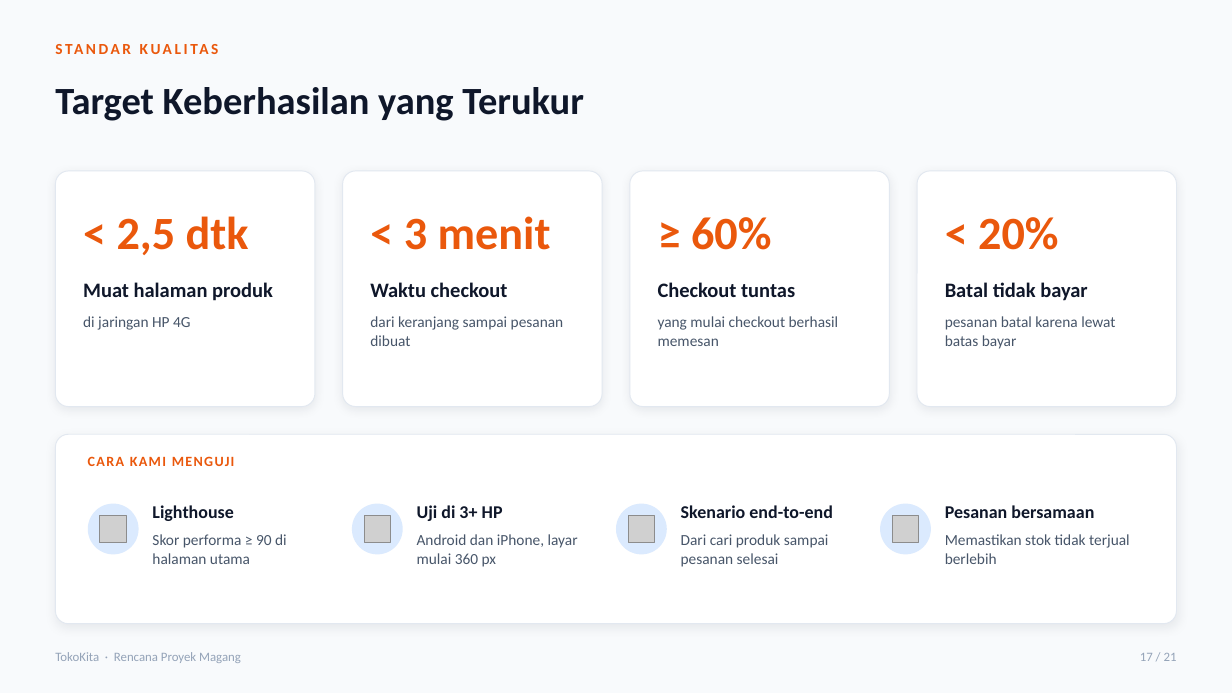
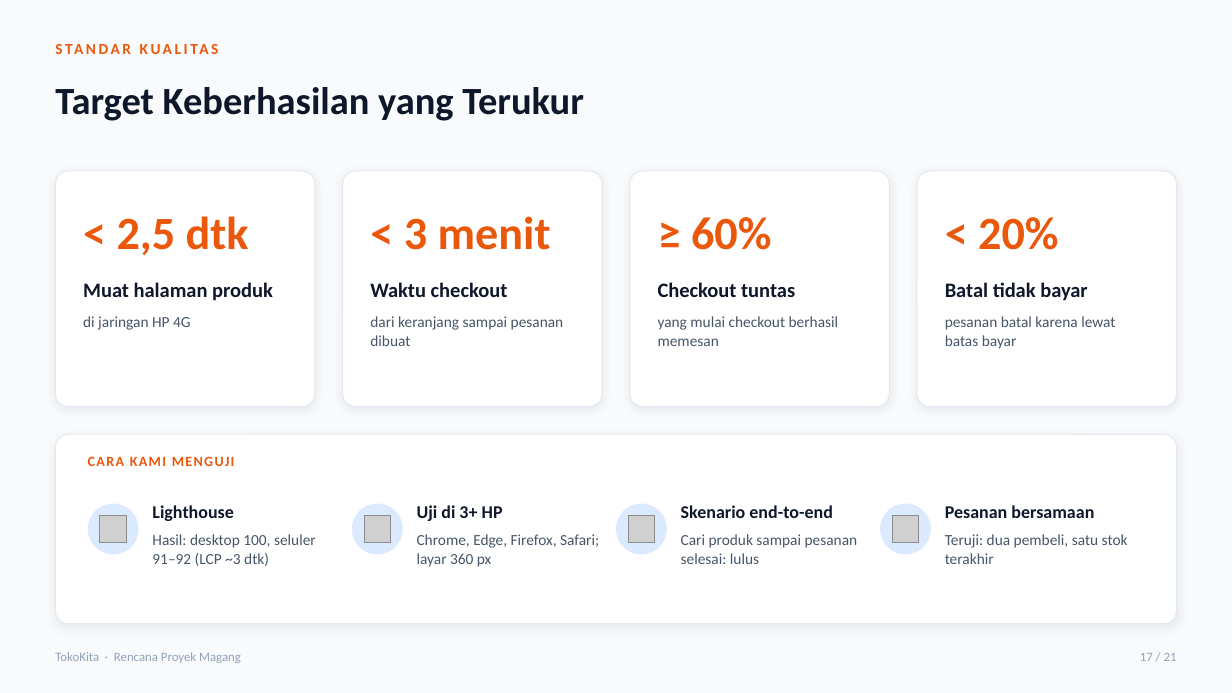
Before and after one commit to Magang-Project-Cmlabs/ecommerce, a slide deck: slide 16 of docs/Presentasi_ECommerce_TokoKita.pptx. Drawn at 1232x693 pixels with LibreOffice and Linux fonts; fonts in the diff are those of the drawing; grey boxes stand for pictures. Boxes give left, top, right and bottom in pixels: in the first picture for what was removed or moved away, otherwise in the second. Text is boxed around its words. In the diff, an @@ line names an element or a change of style, - is before the commit and + after.

Commit message:
docs: perbarui DESIGN.md, status, serah terima, indeks, dan PPT sesuai aplikasi terkini
- DESIGN.md ditulis ulang: arah Apple Store, token --tile, sistem tombol, gerak CSS, layout admin
- PPT: slide 1,5,6,7,10-13,16,19,20 (26 teks) dan 4 gambar mockup diganti tangkapan layar aplikasi; validator PPTX lulus
- PROJECT_STATUS/PROGRESS/SERAH_TERIMA/README/indeks/CLAUDE.md disesuaikan (Vercel Blob, SMTP, Midtrans sandbox, hasil uji)

```diff
--- a/docs/Presentasi_ECommerce_TokoKita.pptx
+++ b/docs/Presentasi_ECommerce_TokoKita.pptx
@@ text at [152, 534, 316, 566]: text changed @@
-Skor performa ≥ 90 di halaman utama
+Hasil: desktop 100, seluler 91–92 (LCP ~3 dtk)
@@ text at [417, 534, 599, 567]: text changed @@
-Android dan iPhone, layar mulai 360 px
+Chrome, Edge, Firefox, Safari; layar 360 px
@@ text at [681, 534, 858, 564]: text changed @@
-Dari cari produk sampai pesanan selesai
+Cari produk sampai pesanan selesai: lulus
@@ text at [945, 534, 1128, 564]: text changed @@
-Memastikan stok tidak terjual berlebih
+Teruji: dua pembeli, satu stok terakhir
```
Also in this commit, not shown: 7 other slides changed, 7 other files.
